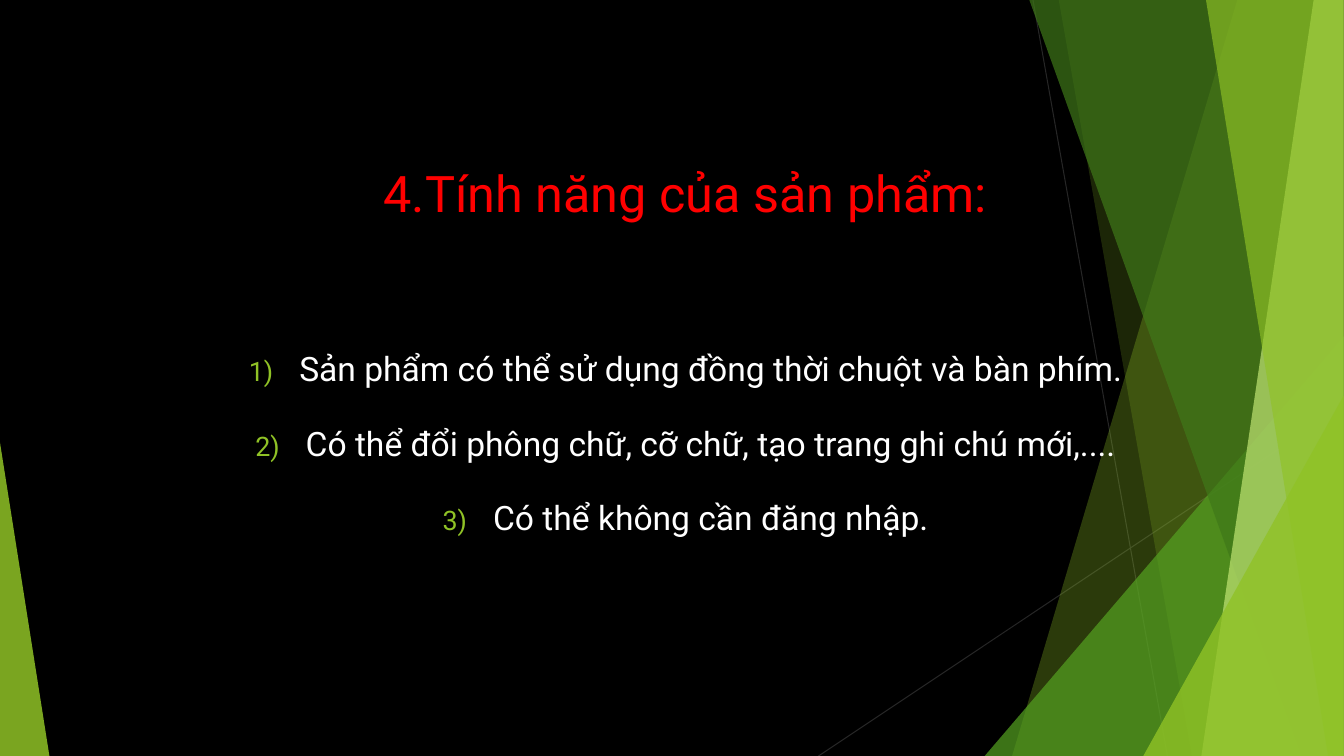
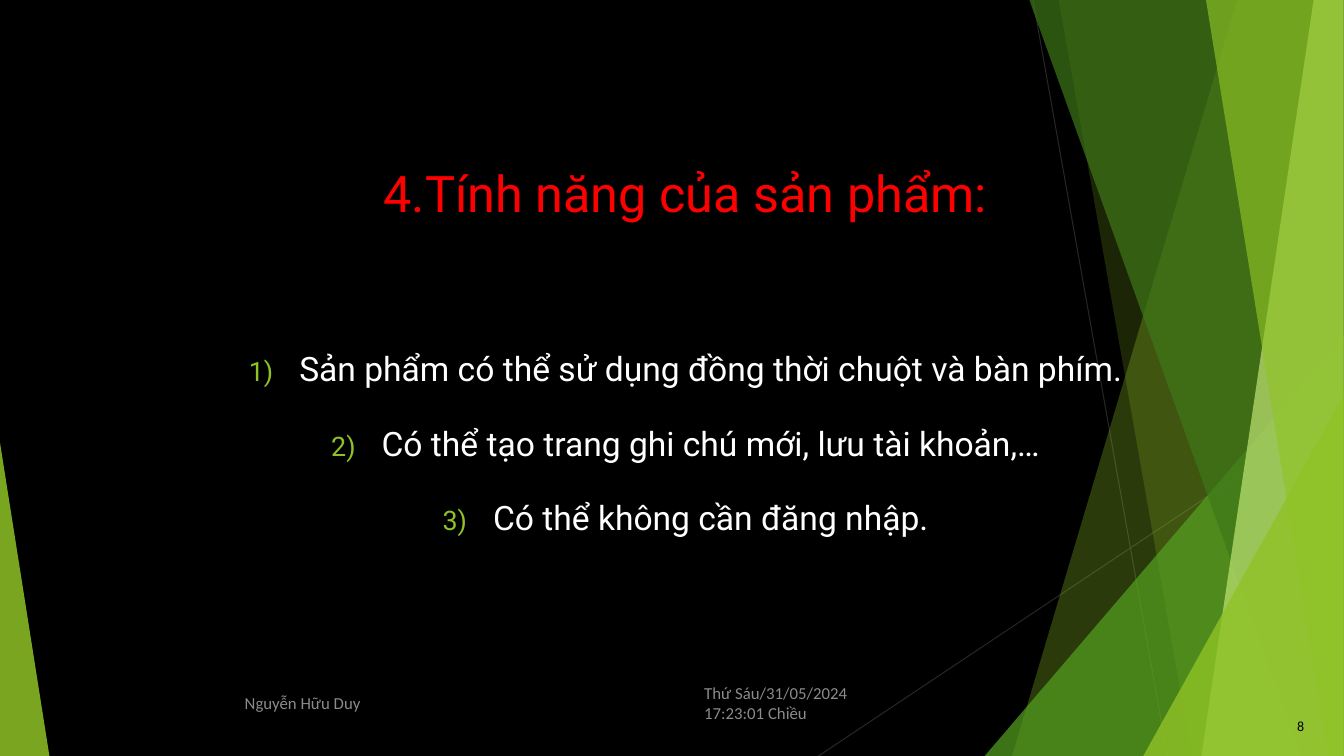
Before and after one commit to GreenSystemDuy08/TL-C4K-PTI01, a slide deck: slide 8 of PTI/SPCK/Thuyết trình.pptx. Drawn at 1344x756 pixels with LibreOffice and Linux fonts; fonts in the diff are those of the drawing. Boxes give left, top, right and bottom in pixels: in the first picture for what was removed or moved away, otherwise in the second. Text is boxed around its words. In the diff, an @@ line names an element or a change of style, - is before the commit and + after.

```diff
--- a/PTI/SPCK/Thuyết trình.pptx
+++ b/PTI/SPCK/Thuyết trình.pptx
@@ text at bbox=[382, 428, 1039, 463]: text changed @@
-2) Có thể đổi phông chữ, cỡ chữ, tạo trang ghi chú mới,....
+2) Có thể tạo trang ghi chú mới, lưu tài khoản,…
@@ text added at bbox=[704, 687, 847, 719], 12 pt, text #8C8C8C @@
+Thứ Sáu/31/05/2024 17:23:01 Chiều
@@ text added at bbox=[245, 696, 361, 712], 12 pt, text #8C8C8C @@
+Nguyễn Hữu Duy
@@ page number added at bbox=[1297, 721, 1304, 731], 10 pt, text #000000 @@
+8
```
Also in this commit, not shown: 10 other slides changed, 9 other files.
